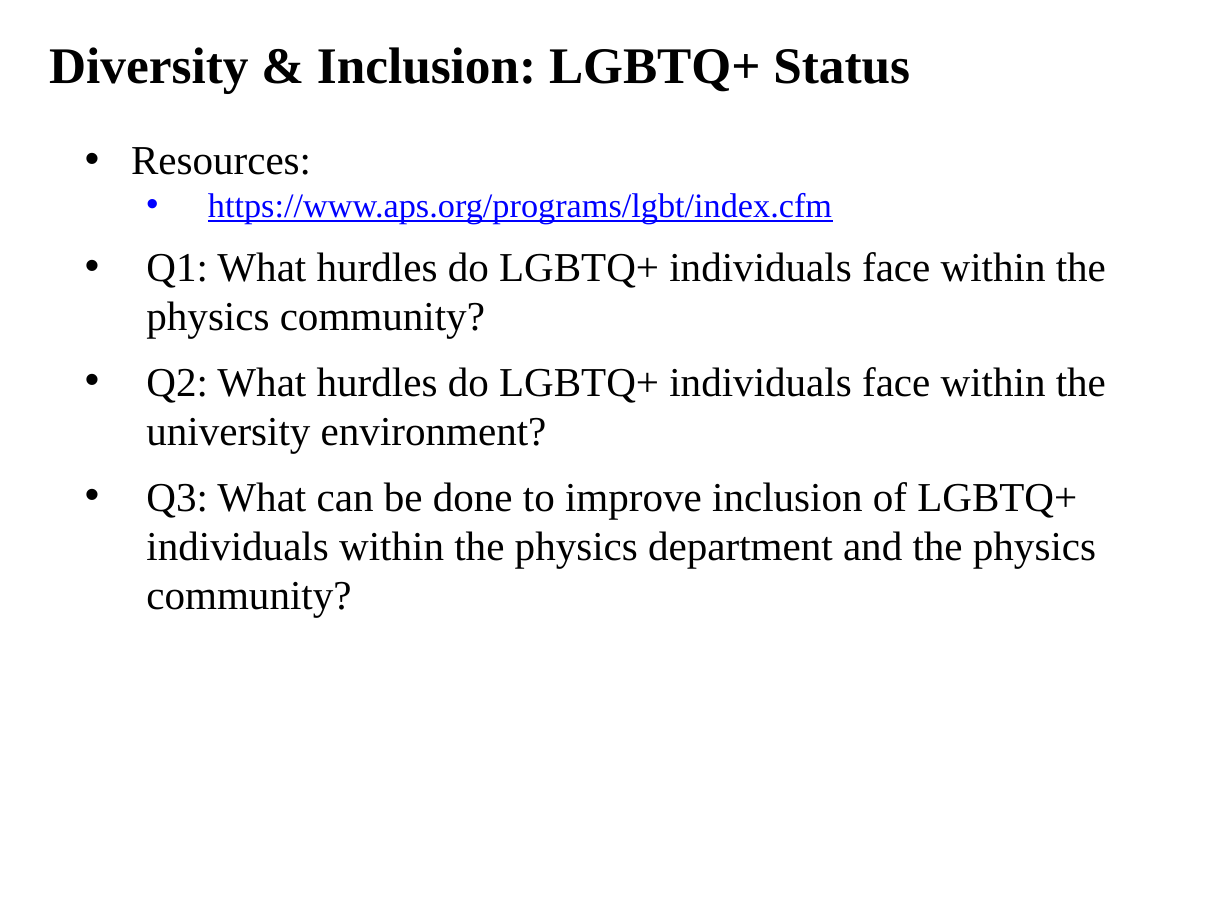
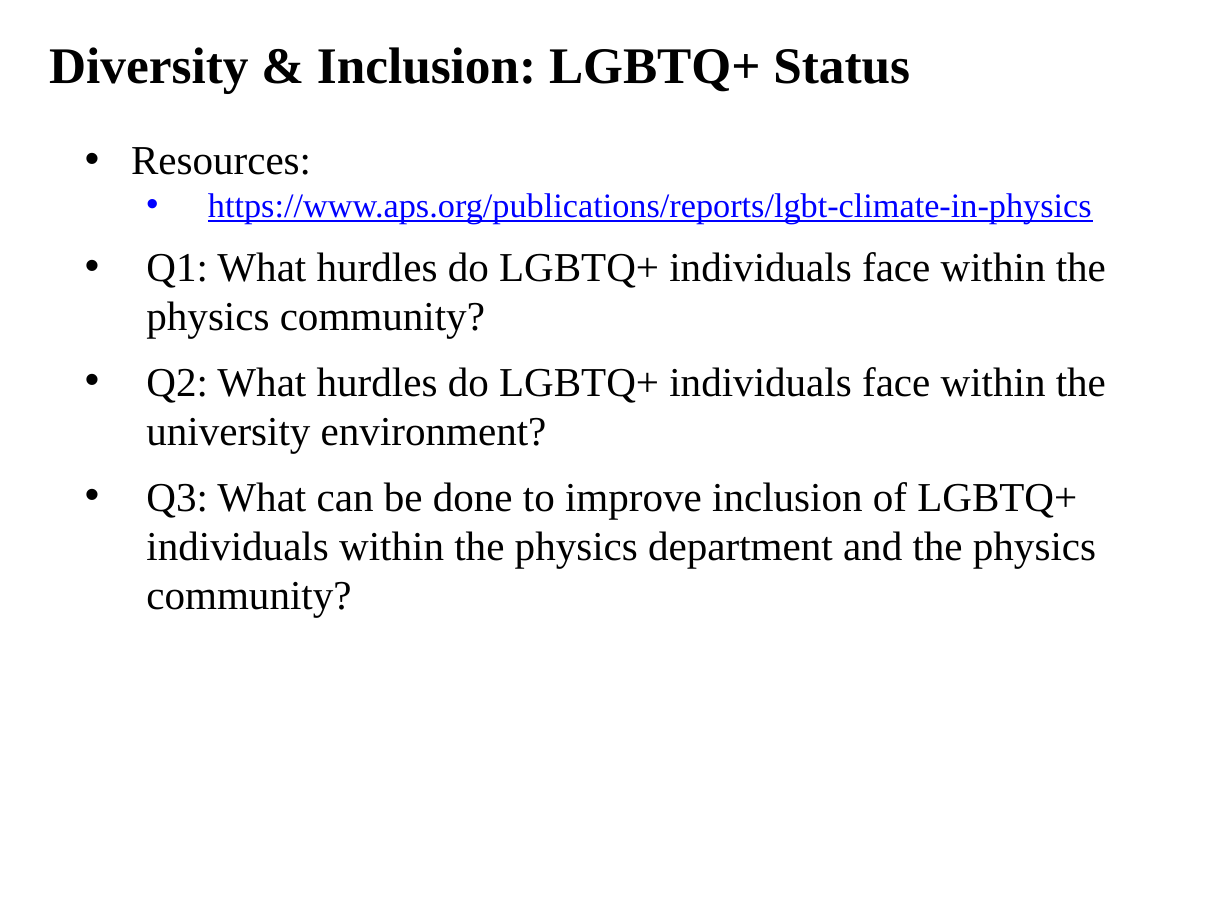
Before and after one commit to ajvanderhorst/PhysicsCapstoneGW, a slide deck: slide 22 of Slides/Class13.pptx (slide 18 before the commit). Drawn at 1232x924 pixels with LibreOffice and Linux fonts; fonts in the diff are those of the drawing. Boxes give left, top, right and bottom in pixels: in the first picture for what was removed or moved away, otherwise in the second. Text is boxed around its words. In the diff, an @@ line names an element or a change of style, - is before the commit and + after.

```diff
--- a/Slides/Class13.pptx
+++ b/Slides/Class13.pptx
@@ text at <box>208,193,1092,223</box>: text changed @@
-  • https://www.aps.org/programs/lgbt/index.cfm
+  • https://www.aps.org/publications/reports/lgbt-climate-in-physics
```
Also in this commit, not shown: 10 other slides changed, 4 slides added, 15 other files.
